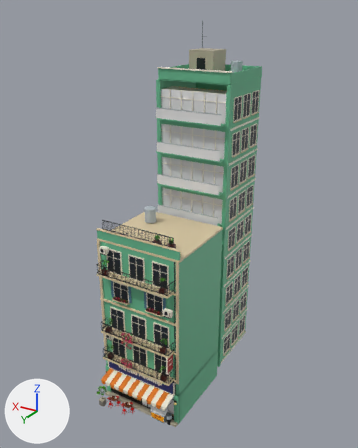
The FBX model Assets/PhoViet/Art/Streets/PV_StreetShop07_Petshop.fbx as it was, and as the next commit left it.
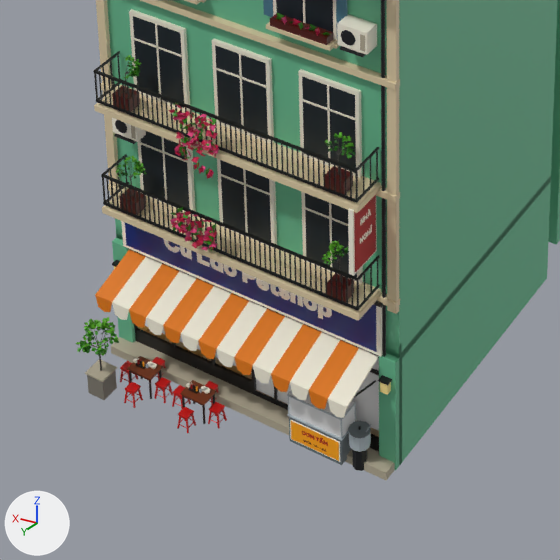
Each version is shown whole from a 50 mm lens placed at (-22.4, 34.2, 35.4), pointed at (0.0, -3.0, 16.8), then close up on the part from 21% to 62% of the width and 68% to 100% of the height. Every picture has the same lights, and +X, +Y and +Z are marked at lower left. The older version's two pictures come first. Objects named as collision shapes, trigger or cutter boxes, shadow casters or lower levels of detail are left out. Where no turn or scale is listed for an object, it has been applied to the vertices. Vertices at exactly the same position are counted once.

The scene before the commit, as lines of its bpy script (objects in view):
```python
me_pv_streetshop07_petshop_lod0 = bpy.data.meshes.new('PV_StreetShop07_Petshop_LOD0')
me_pv_streetshop07_petshop_lod0.from_pydata(...)  # 22755 vertices, 17464 faces; spans x -4.2..4.2, y -12.5..6.2, z 0.0..34.6
# faces by material slot: [17439, 25]
me_pv_streetshop07_petshop_lod0.materials.append(mat_pv_streetatlas)  # picture img_pv_streetpalette_png
me_pv_streetshop07_petshop_lod0.materials.append(mat_pv_streetglass)  # white #e7e7e7
ob_pv_streetshop07_petshop_lod0 = bpy.data.objects.new('PV_StreetShop07_Petshop_LOD0', me_pv_streetshop07_petshop_lod0)
ob_pv_streetshop07_petshop_lod0.location = (0.0, 0.0, 0.0)
```
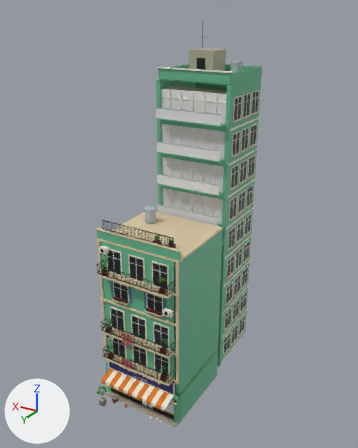
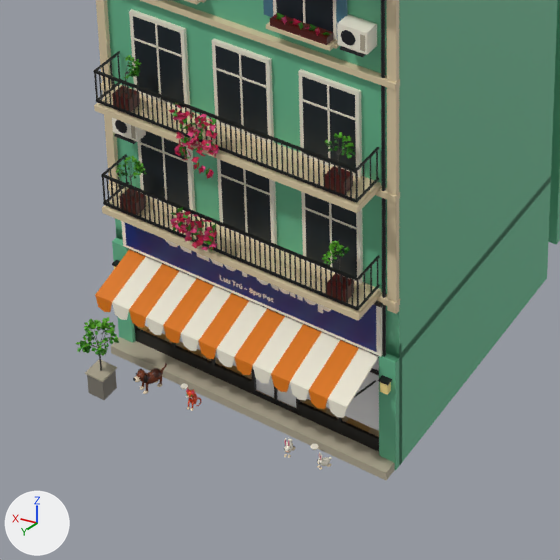
Pixel boxes [x1, y1, x2, y2] of what changed, in the close-ups (560 x 560 px):
part 1 of me_pv_streetshop07_petshop_lod0, deleted
    before: [120, 195, 377, 471]
part 2 of me_pv_streetshop07_petshop_lod0, reshaped
    before: [127, 239, 332, 447]
    after: [133, 240, 332, 470]

Patch to the scene script:
```diff
--- a/Assets/PhoViet/Art/Streets/PV_StreetShop07_Petshop.fbx.py
+++ b/Assets/PhoViet/Art/Streets/PV_StreetShop07_Petshop.fbx.py
@@ me_pv_streetshop07_petshop_lod0 @@
 # used by ob_pv_streetshop07_petshop_lod0; location = (0.0, 0.0, 0.0)
-me_pv_streetshop07_petshop_lod0.from_pydata(...)  # 22755 vertices, 17464 faces; spans x -4.2..4.2, y -12.5..6.2, z 0.0..34.6
+me_pv_streetshop07_petshop_lod0.from_pydata(...)  # 24217 vertices, 20314 faces; spans x -4.2..4.2, y -12.5..6.2, z 0.0..34.6
+# me_pv_streetshop07_petshop_lod0 part 1: 245 loose pieces with 2978 vertices, spanning x -3.7..3.5, y 0.5..5.7, z 0.0..8.0, are deleted
+# me_pv_streetshop07_petshop_lod0 part 2: 42 vertices moved within x -2.3..2.3, y 2.3..5.2, z 0.3..4.3; 346 vertices removed from x -2.5..3.0, y 2.2..5.2, z 0.0..4.4; 4292 vertices added at x -3.0..3.0, y 0.7..5.5, z 0.2..4.6
+# other edits to the shape of me_pv_streetshop07_petshop_lod0 do not show in these pictures
 me_pv_streetshop07_petshop_lod0.materials.append(mat_pv_streetatlas)
```
